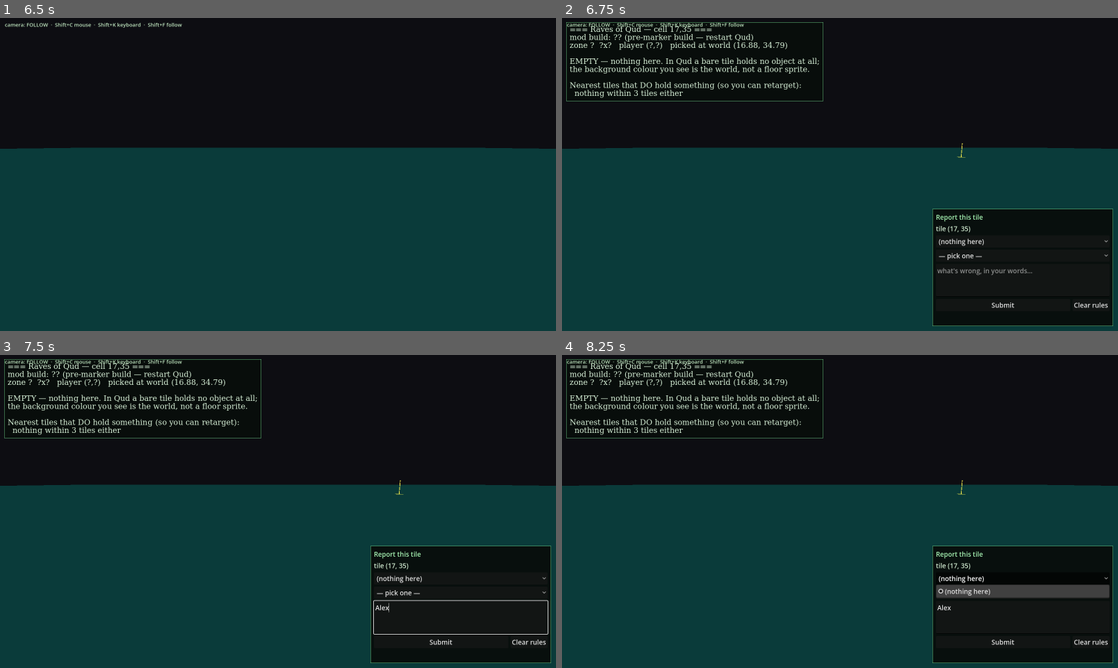
Above: before the commit, frames 1-4 (two rows, left to right).
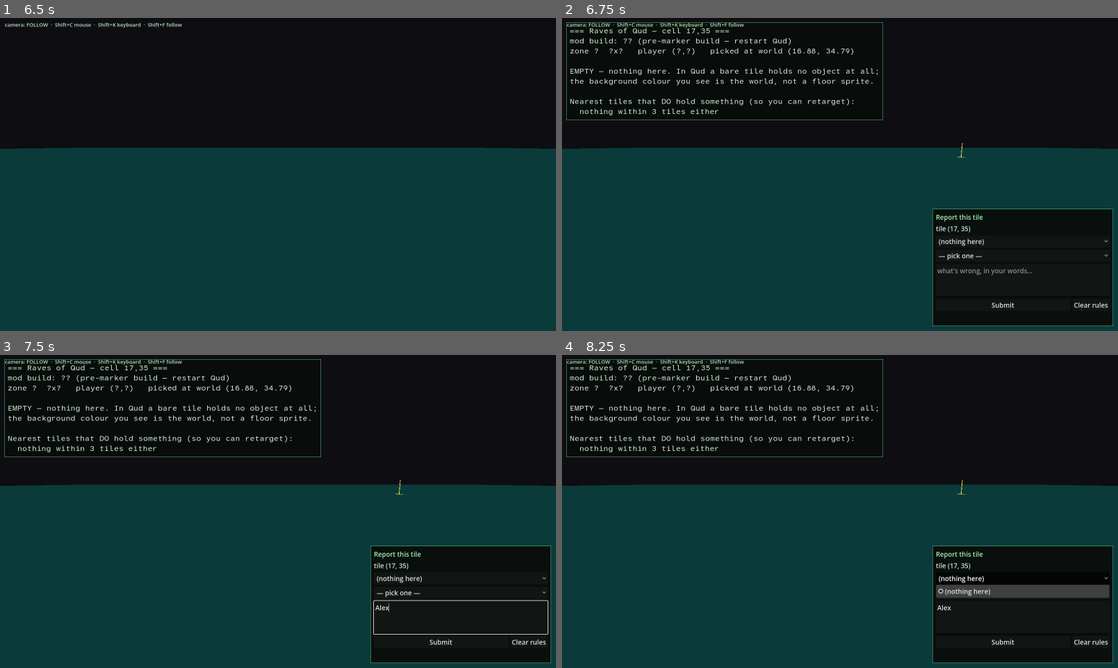
Above: after the commit, the same moments.

Repository: DazzlingDukeOfLazers/raves-of-qud
Game: Godot game, scene res://Main.tscn
Two runs of this game, one before a commit and one after it. Both use one fixed random seed, a clock stepped at 60 frames per second and the inputs below.
Inputs (mouse positions are in pixels of both pictures, inside the frame that each line leads up to):
- Up to frame 1 (6.5 s): tap Enter at 0.5, 2, 3.5 s; move the mouse to (400, 158) at 0.52 s; hold Right 0.53-1.25 s; hold Shift 0.53-1.25 s; click (400, 158) at 0.67 s; tap Space at 0.77, 1.25, 2.75, 3.77, 5 s; drag from (166, 190) to (250, 237) at 1.27 s; move the mouse to (333, 105) at 2.02 s; hold Right 2.03-2.75 s; hold E 2.03-2.75 s; drag from (250, 237) to (111, 127) at 2.77 s; move the mouse to (444, 221) at 3.52 s; hold Left 3.53-4.25 s; hold F 3.53-4.25 s; drag from (111, 127) to (194, 96) at 4.27 s; move the mouse to (305, 174) at 5.02 s; hold Down 5.03-5.75 s; tap C at 5.1 s; click (305, 174) at 5.17 s; drag from (194, 96) to (166, 190) at 5.77 s
- Up to frame 2 (6.75 s): move the mouse to (962, 158) at 6.52 s; hold Up from 6.53 s (still down); tap I at 6.6 s
- Up to frame 3 (7.5 s): tap Space at 6.77 s; release Up at 7.25 s; click (461, 617) at 7.27 s; type "Alex" at 7.35 s
- Up to frame 4 (8.25 s): click "(nothing here)" at 8 s

Frame 1 is identical in both runs. In frame 2, 3.8% of the frame differs, in the area x 0-58%, y 1-33%; in frame 3, 3.8%; in frame 4, 3.8%.

Commit message:
All UI text in Atkinson Hyperlegible; revert maximised
Fonts: bundled Atkinson Hyperlegible (proportional) + Atkinson
Hyperlegible Mono, OFL, from Google Fonts. Set as the project-wide
default via gui/theme/custom_font, so every panel picks it up. The
CellInspector report overrides to the MONO cut, since it's
column-aligned (tile names, flag columns) and needs fixed width. Mono
falls back to a system mono if the file is ever absent. OFL.txt included
as the license requires.

Window: reverted mode=2 -- the user didn't want it maximised, just
stable and crisp. 1600x900 + hidpi gives both.

Co-Authored-By: Claude Opus 4.8 <noreply@anthropic.com>

Diff:
--- a/godot/CellInspector.gd
+++ b/godot/CellInspector.gd
@@ -324,8 +324,14 @@
 	_label.add_theme_color_override("default_color", Color(0.85, 0.95, 0.85))
 	_label.add_theme_font_size_override("normal_font_size", _font_size)
 	# monospace, so tile names and flag columns line up
-	var mono := SystemFont.new()
-	mono.font_names = PackedStringArray(["Menlo", "SF Mono", "Monaco", "Courier New", "monospace"])
+	# Atkinson Hyperlegible Mono (bundled). The report is column-aligned — tile
+	# names, flag columns — so the label needs a MONOSPACE cut, not the project's
+	# proportional default. Falls back to a system mono if the file is ever missing.
+	var mono := load("res://fonts/AtkinsonHyperlegibleMono-Regular.ttf")
+	if mono == null:
+		var sys := SystemFont.new()
+		sys.font_names = PackedStringArray(["Menlo", "SF Mono", "Monaco", "monospace"])
+		mono = sys
 	_label.add_theme_font_override("normal_font", mono)
 	_panel.add_child(_label)
 
--- a/godot/project.godot
+++ b/godot/project.godot
@@ -24,11 +24,8 @@
 ; real fix for the "aliased text": on a Retina Mac, hidpi=false renders at logical
 ; resolution and lets macOS upscale -> blur. hidpi=true draws at physical pixels ->
 ; crisp, without a 3840-wide window the OS then clamps and appears to "jump".
-; mode=2 starts MAXIMISED, so it fills whatever screen is attached (the real want
-; behind setting 3840) without a fixed size the display can't satisfy. 1600x900 is
-; just the restore size when un-maximised. Resizable, so drag it however you like.
+; Resizable — drag it to whatever size you like.
 window/size/viewport_width=1600
 window/size/viewport_height=900
 window/size/resizable=true
-window/size/mode=2
 window/dpi/allow_hidpi=true
Not shown, added: godot/fonts/AtkinsonHyperlegible-Bold.ttf.import
Not shown, added: godot/fonts/AtkinsonHyperlegible-Regular.ttf.import
Binary file added: godot/fonts/AtkinsonHyperlegibleMono-Bold.ttf
Not shown, added: godot/fonts/AtkinsonHyperlegibleMono-Bold.ttf.import
Binary file added: godot/fonts/AtkinsonHyperlegibleMono-Regular.ttf
Not shown, added: godot/fonts/AtkinsonHyperlegibleMono-Regular.ttf.import
Not shown, added: godot/fonts/OFL.txt
